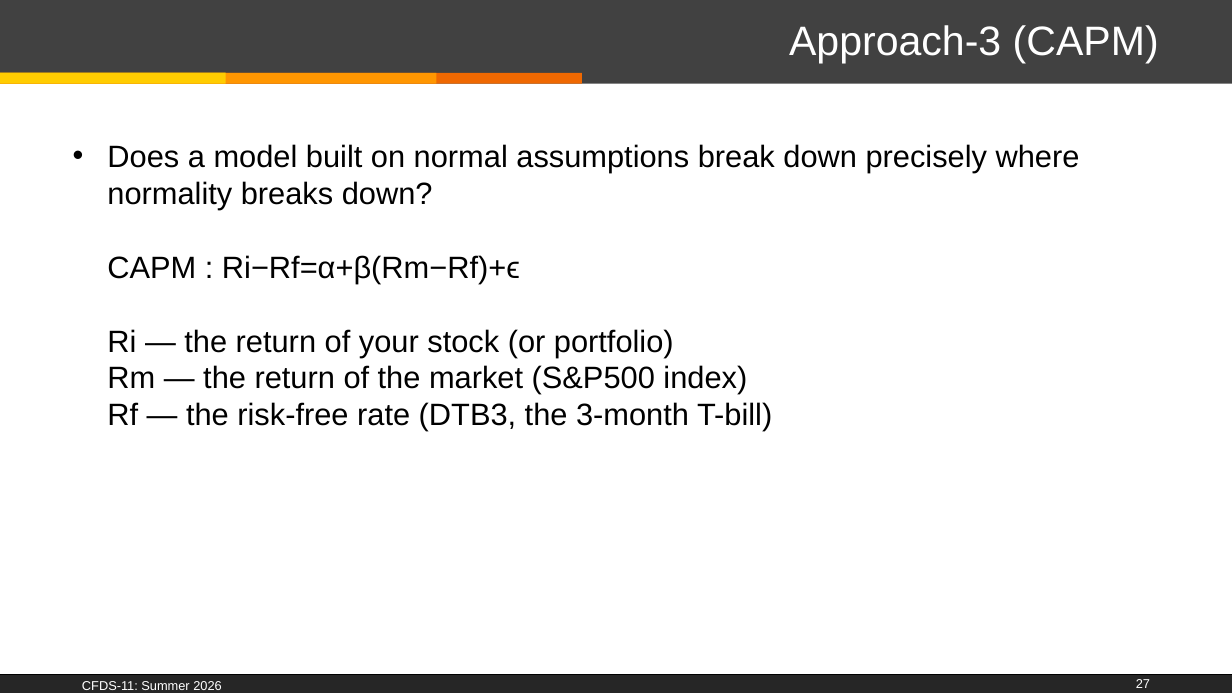
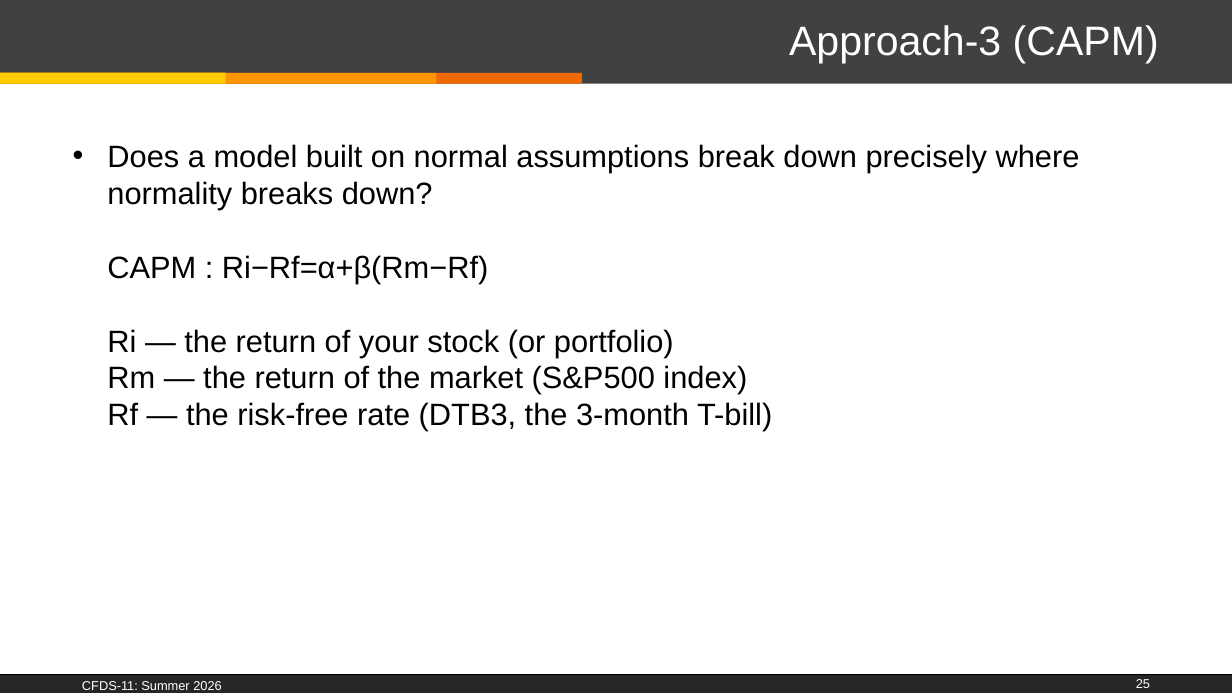
Before and after one commit to PierreNiberon/CFDS-Project, a slide deck: slide 25 of CFDS-11_Class-2025_26-Pierre.pptx (slide 27 before the commit). Drawn at 1232x693 pixels with LibreOffice and Linux fonts; fonts in the diff are those of the drawing; background and template pictures are left out. Boxes give left, top, right and bottom in pixels: in the first picture for what was removed or moved away, otherwise in the second. Text is boxed around its words. In the diff, an @@ line names an element or a change of style, - is before the commit and + after.

```diff
--- a/CFDS-11_Class-2025_26-Pierre.pptx
+++ b/CFDS-11_Class-2025_26-Pierre.pptx
@@ text at bbox=[107, 144, 1080, 357]: text changed @@
-• Does a model built on normal assumptions break down precisely where normality breaks down?
-  CAPM : Ri−Rf=α+β(Rm−Rf)+ϵ
-  Ri — the return of your stock (or portfolio)
+• Does a model built on normal assumptions break down precisely where normality breaks down?
+  CAPM : Ri−Rf=α+β(Rm−Rf)
+  Ri — the return of your stock (or portfolio)
@@ page number at bbox=[1136, 679, 1150, 688]: text changed @@
-27
+25
```
Also in this commit, not shown: 13 other slides changed, 16 slides added, 1 other file.
